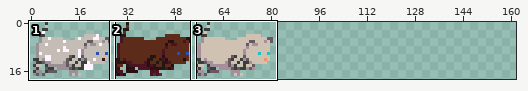
One commit to this sprite sheet: kittens.png. The first picture is a wide view before the edit; the outline marks the close-up.
Close-up. Before the commit:
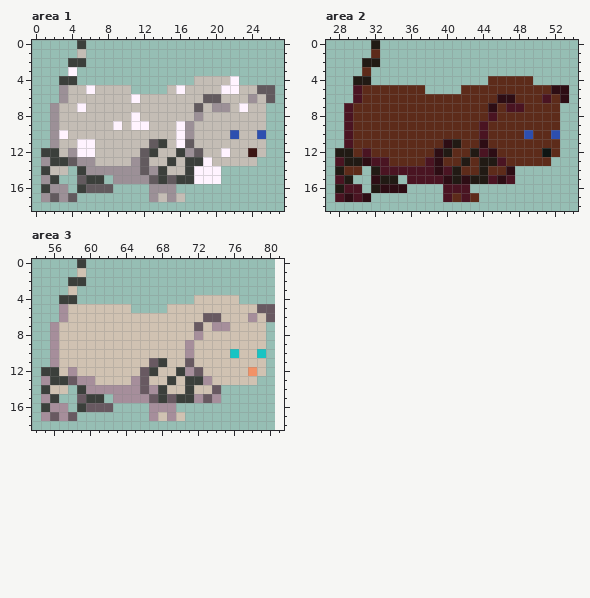
The file is 324x76 pixels, drawn in blocks of 4x4; one block is one cell here. Colours within 5 levels of each other are drawn and written as one. Shown: area 1: x 0..27, y 0..18; area 2: x 27..54, y 0..18; area 3: x 54..81, y 0..18. The old version is drawn lined up with the new one, on the new canvas. The commit also changed other parts of the picture, which this record leaves out.
Now the later version:
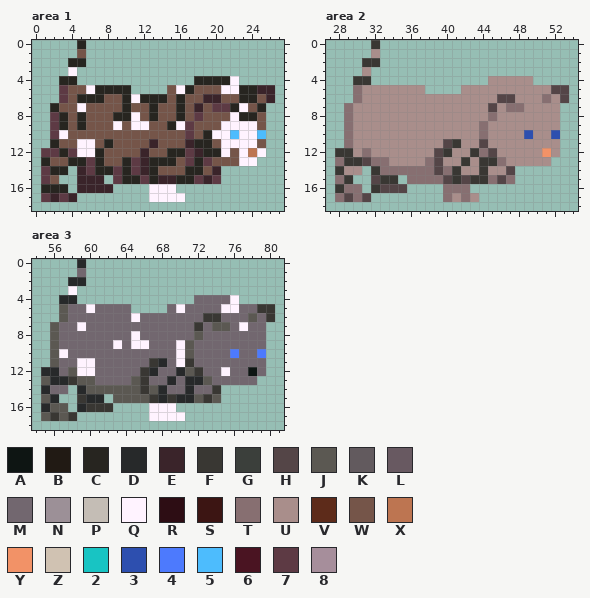
Palette (. is transparent): A #0e1513  B #211a14  C #272520  D #27292a  E #3a242a  F #393733  G #3b3f3b  H #544547  J #5b5852  K #625a5e  L #685961  M #72676f  N #9c9097  P #c4bdb5  Q #fff3ff  R #2d0d14  S #3c1513  T #876f71  U #a98e8b  V #5d2b1a  W #755549  X #bd7551  Y #f29267  Z #d0c2b2  2 #18c4c3  3 #2d4faf  4 #4d7afd  5 #4dbcfd  6 #4a1422  7 #5d3a44  8 #a68e9b
Edits made:
canvas 81x19 -> 162x19
Changed rows in their new state; - is an unchanged pixel.
Area 1:
first column x 1:
 0 ----C---------------------
 1 ----W---------------------
 2 ---CC---------------------
 4 --CC-------------CCCC-----
 5 --7WW-CCCC----W-CWWW--CCEE
 6 --7WCCCWWC-CCCWCWWEEWWCCWE
 7 -CWW-WWWWCWWCWWCWEW77C-WC-
 8 -7CWCWWWCC-WCWWCW7WWWQCCW-
 9 -7CWCWWW-W--WWC-7WWWQQQQW-
10 -7-WWWWWWWWWWWWW7WCQQ5QQ5-
11 -CWW--WCWWWWEWWWECCWQQQQW-
12 77C7--CWWWWEWWCC7ECC-WQXQ-
13 CWWCC7CWWC7ECCCW7C7WWWQQ--
14 7CC-E7CC7C7ECWWWCCWE------
15 7W--EEE-7CC7CEECC7E7------
16 CCC-EEEE----QQQ-----------
17 7E7E--------QQQQ----------
Area 2:
first column x 28:
 0 ----F---------------------
 1 ----U---------------------
 2 ---FF---------------------
 3 ---U----------------------
 4 --FF-------------UUUUU----
 5 --TUUUUUUU----UUUUUUUUUUHH
 6 --TUUUUUUUUUUUUUUUHHUUUTUH
 7 -TUUUUUUUUUUUUUUUHUTTUUUU-
 8 -TUUUUUUUUUUUUUUUTUUUUUUU-
 9 -TUUUUUUUUUUUUUUTUUUUUUUU-
10 -TUUUUUUUUUUUUUUTUUUU-UU--
11 -TUUUUUUUUUUHFUUHUUUUUUUU-
12 FFUTUUUUUUUHFUUFTHUUUUUYU-
13 TFFHTTUUUUTHUUFUFFTUUUUU--
14 FUU-FTTTTTTHTFUUFUUH------
15 TF--HFF-TTTTHFHFFTHT------
16 FTT-FHHH----TTT-----------
17 THTH--------TUTU----------
Area 3:
first column x 55:
 0 ----D---------------------
 1 ----M---------------------
 2 ---DD---------------------
 3 ---Q----------------------
 4 --DD-------------MMMMQ----
 5 --JMMQMMMM----MQMMMMQQMMFF
 6 --JMMMMMMMQMMMMMMMFFMMMJMF
 7 -JMMQMMMMMMMMMMMMFMJJMQMM-
 8 -JMMMMMMMMQMMMMMMJMMMMMMM-
 9 -JMMMMMMQMQQMMMQJMMMMMMMM-
10 -JQMMMMMMMMMMMMQJMMMM4MM4-
11 -JMMQQMMMMMMFDMQFMMMMMMMM-
12 DDMJQQMMMMMFDMMDJFMMQMMAM-
13 JDDFJJMMMMJFMMDMDDJMMMMM--
14 DMM-DJJJJJJFJDMMDMMF------
15 JD--FDD-JJJJFDFDDJFJ------
16 DJJ-DFFF----QQQ-----------
17 JFJF--------QQQQ----------
Pixel boxes of the changes (left, top, right, bottom) in both close-ups:
changed: (41, 40, 275, 202)
changed: (335, 40, 569, 202)
changed: (41, 259, 275, 421)
